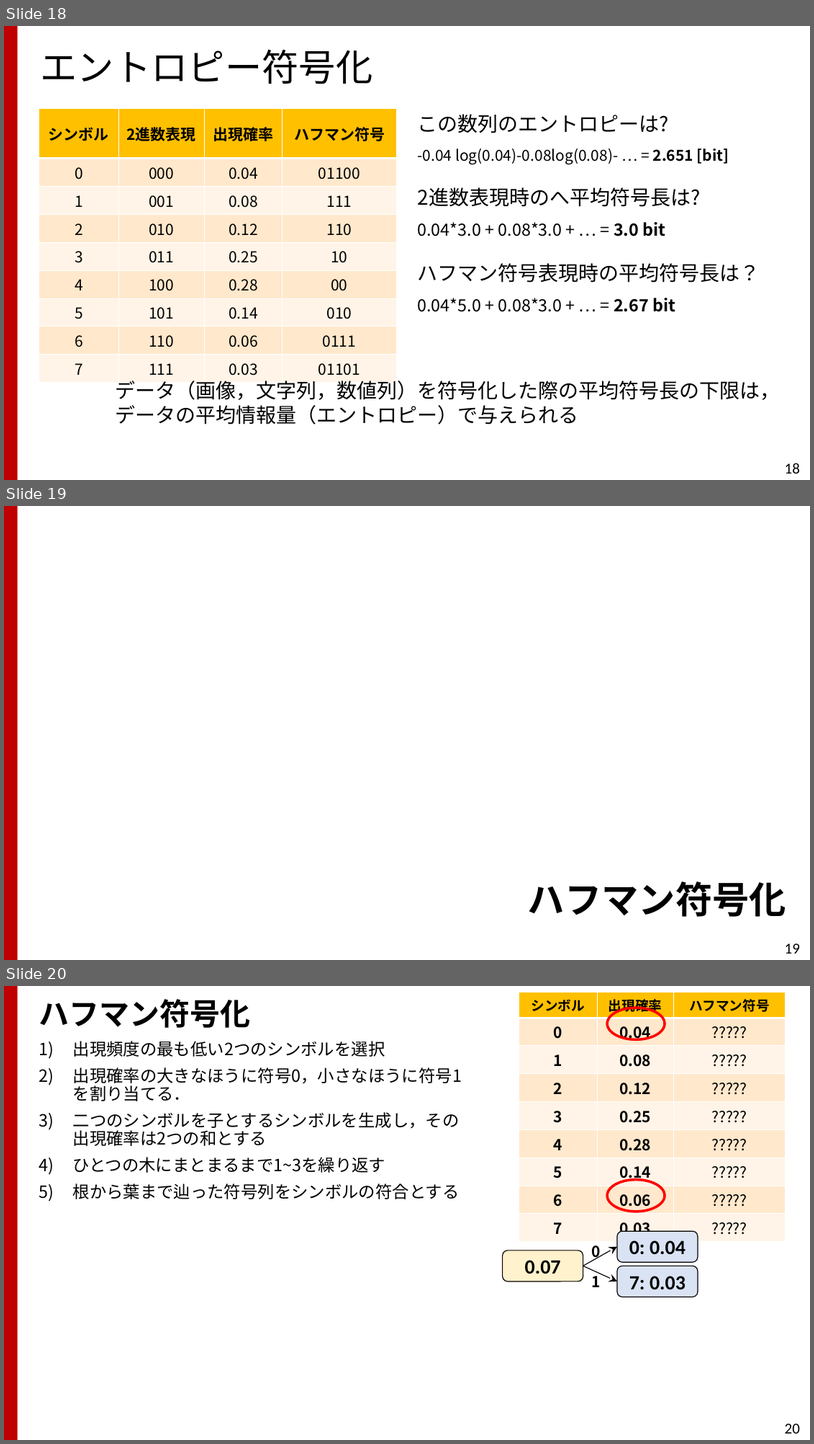
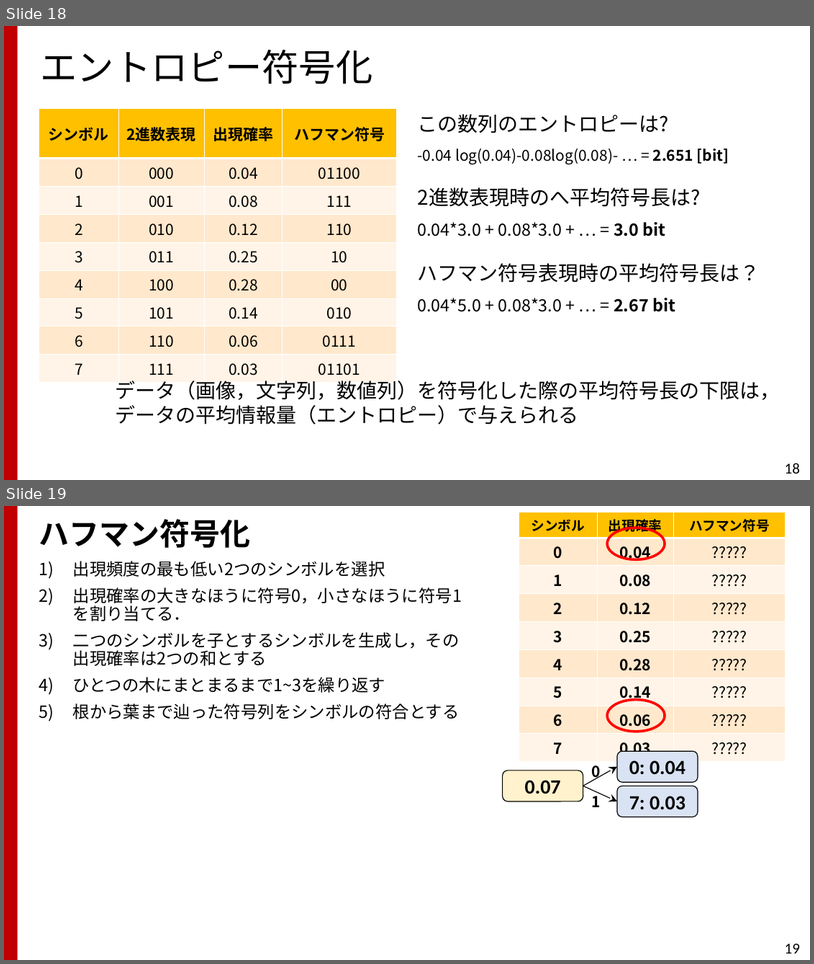
Before and after one commit to TakashiIjiri/TakashiIjiri.github.io, a slide deck: classes/dm2018_1/dm1_13.pptx. Shown one above the other, each under a label of ours: slides 18, 19 and 20 before the commit, slides 18 and 19 after it. The pictures are 814x1444 and 814x964 pixels, drawn with LibreOffice and Linux fonts; fonts in the diff are those of the drawing. Boxes give left, top, right and bottom in pixels: in the first picture for what was removed or moved away, otherwise in the second. Text is boxed around its words. In the diff, an @@ line names an element or a change of style, - is before the commit and + after.

```diff
--- a/classes/dm2018_1/dm1_13.pptx
+++ b/classes/dm2018_1/dm1_13.pptx
@@ slide 19 removed at (4, 506, 810, 960), background #FFFFFF; not listed: 1 template element that a slide beside it also shows @@
@@ title removed at (528, 881, 787, 916) @@
-ハフマン符号化
@@ page number removed at (785, 943, 800, 953) @@
-19
@@ what was slide 20 is now slide 19 @@
@@ page number at (785, 943, 800, 953): text changed @@
-20
+19
```
Also in this commit, not shown: 7 slides changed, 1 other slide removed, 2 other files.
